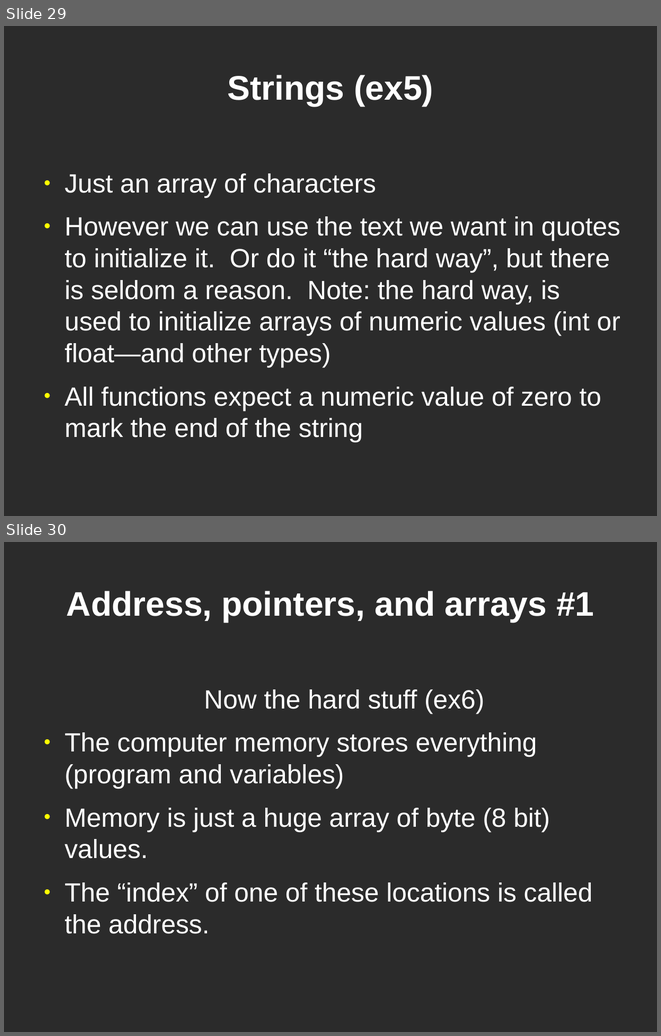
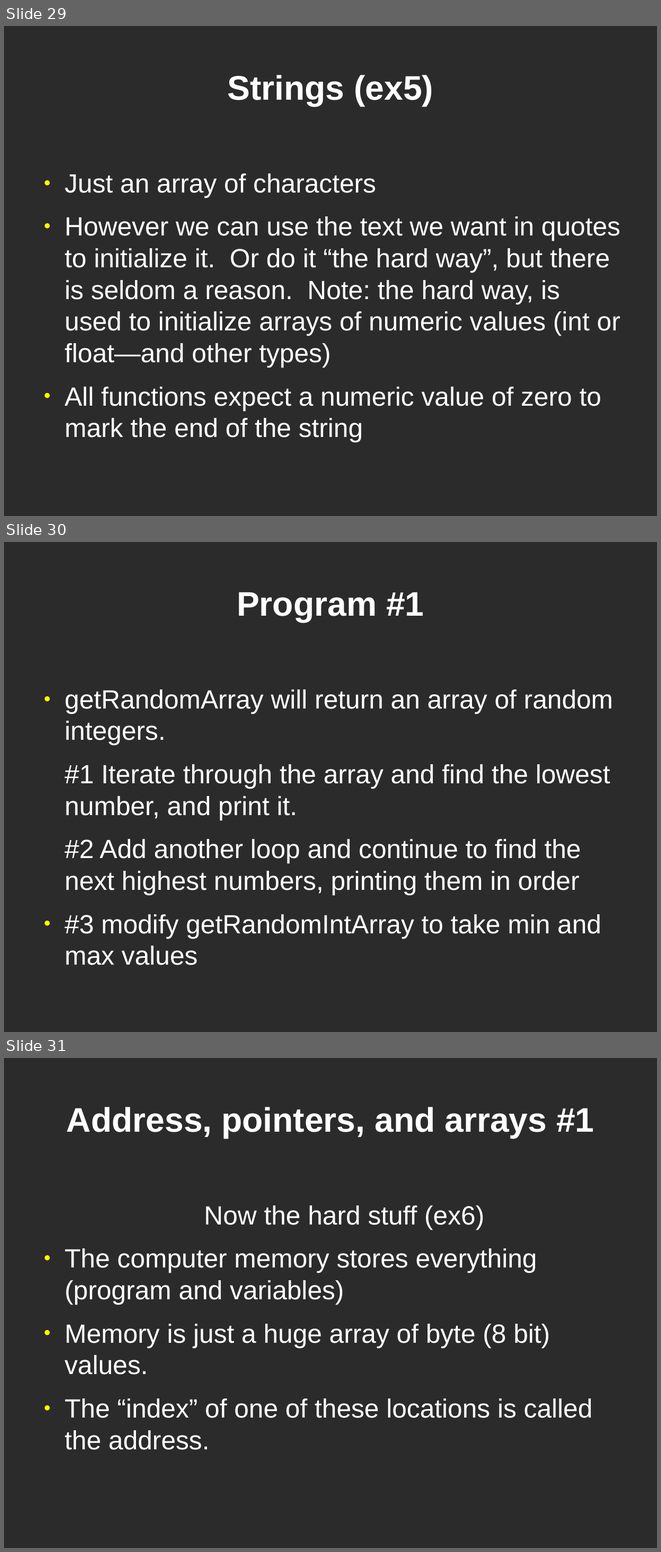
Before and after one commit to dklamet/class, a slide deck: docs/class.odp. Shown one above the other, each under a label of ours: slides 29 and 30 before the commit, slides 29, 30 and 31 after it. The pictures are 661x1036 and 661x1552 pixels, drawn with LibreOffice and Linux fonts; fonts in the diff are those of the drawing; background and template pictures are left out; a plain dark background stands for a picture behind light text. Boxes give left, top, right and bottom in pixels: in the first picture for what was removed or moved away, otherwise in the second. Text is boxed around its words. In the diff, an @@ line names an element or a change of style, - is before the commit and + after.

```diff
--- a/docs/class.odp
+++ b/docs/class.odp
@@ slide 30 added at box(4, 542, 657, 1032), background picture (left out) @@
@@ title added at box(237, 592, 424, 622), 41.4 pt, text #FFFFFF, bold @@
+Program #1
@@ text added at box(64, 689, 613, 965), 32 pt, text #FFFFFF @@
+● getRandomArray will return an array of random integers.
+#1 Iterate through the array and find the lowest number, and print it.
+#2 Add another loop and continue to find the next highest numbers, printing them in order
+● #3 modify getRandomIntArray to take min and max values
@@ what was slide 30 is now slide 31 @@
```
Also in this commit, not shown: 2 slides changed, 1 other slide added, 4 other files.
